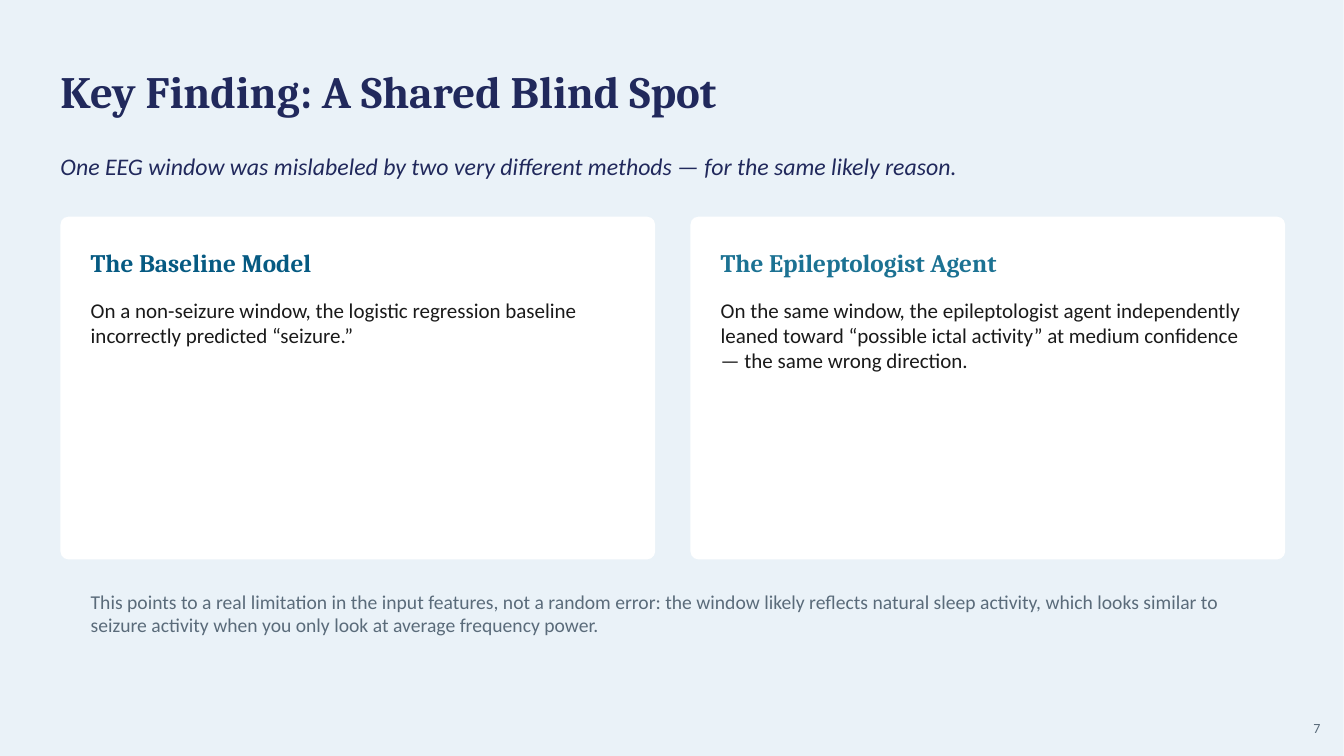
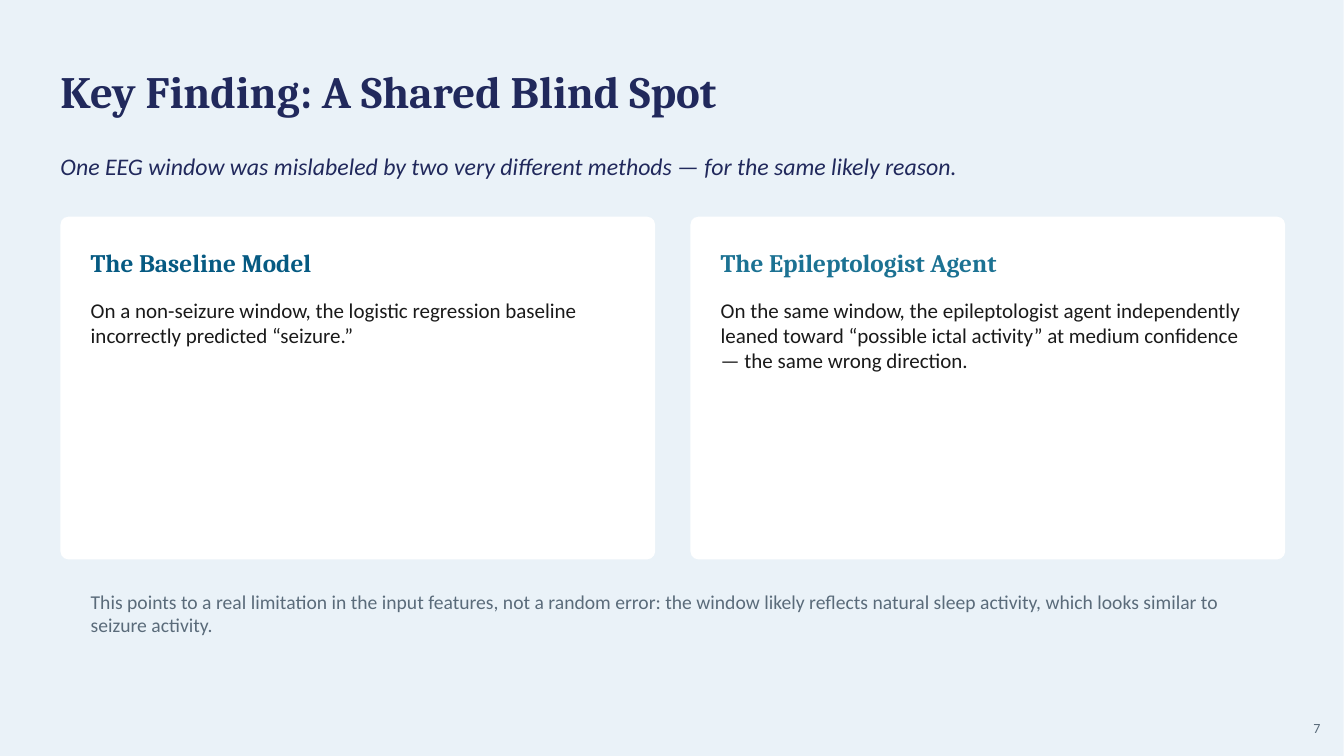
Before and after one commit to murali-github/msai-aih, a slide deck: slide 7 of NeuroAgent_Presentation.pptx. Drawn at 1344x756 pixels with LibreOffice and Linux fonts; fonts in the diff are those of the drawing. Boxes give left, top, right and bottom in pixels: in the first picture for what was removed or moved away, otherwise in the second. Text is boxed around its words. In the diff, an @@ line names an element or a change of style, - is before the commit and + after.

```diff
--- a/NeuroAgent_Presentation.pptx
+++ b/NeuroAgent_Presentation.pptx
@@ text at (91,595,1218,635): text changed @@
-This points to a real limitation in the input features, not a random error: the window likely reflects natural sleep activity, which looks similar to seizure activity when you only look at average frequency power.
+This points to a real limitation in the input features, not a random error: the window likely reflects natural sleep activity, which looks similar to seizure activity.
```
Also in this commit, not shown: 7 other slides changed, 1 other file.
